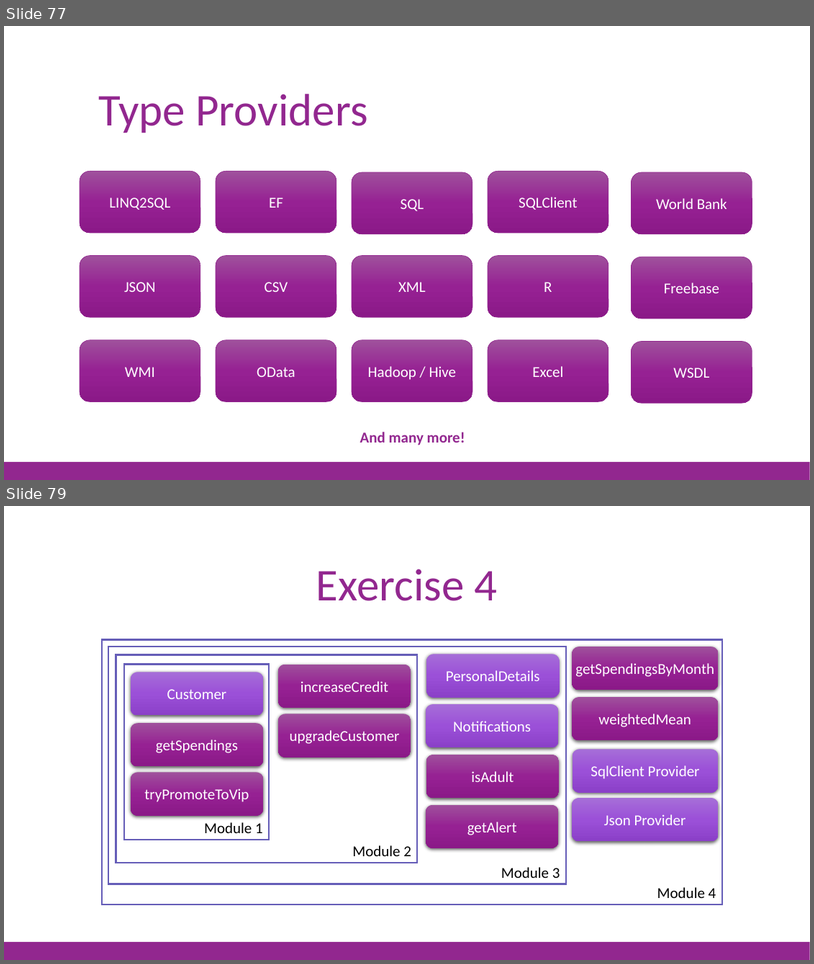
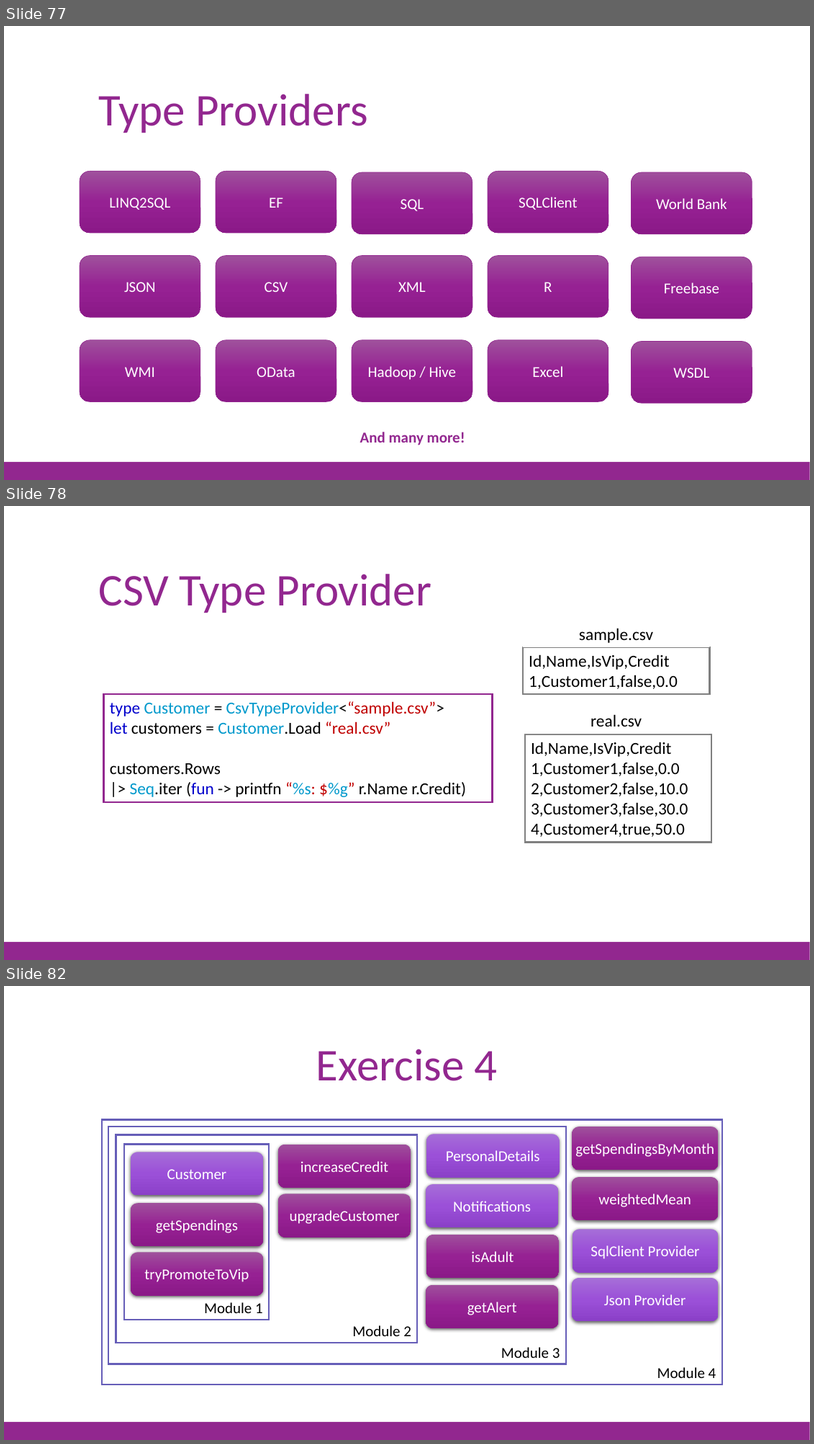
Before and after one commit to jorgef/fsharpworkshop, a slide deck: FSharpWorkshop_Slides.pptx. Shown one above the other, each under a label of ours: slides 77 and 79 before the commit, slides 77, 78 and 82 after it; the slides between them are not shown. The pictures are 814x964 and 814x1444 pixels, drawn with LibreOffice and Linux fonts; fonts in the diff are those of the drawing. Boxes give left, top, right and bottom in pixels: in the first picture for what was removed or moved away, otherwise in the second. Text is boxed around its words. In the diff, an @@ line names an element or a change of style, - is before the commit and + after.

```diff
--- a/FSharpWorkshop_Slides.pptx
+++ b/FSharpWorkshop_Slides.pptx
@@ slide 78 added at bbox=[4, 506, 810, 960], background #FFFFFF; not listed: 1 template element that a slide beside it also shows @@
@@ title added at bbox=[99, 574, 432, 613], 54 pt, text #92278F @@
+CSV Type Provider
@@ text added at bbox=[579, 628, 653, 643], 20 pt, text #000000 @@
+sample.csv
@@ rectangle added at bbox=[523, 647, 710, 693], fill #FFFFFF, outline #808080 2 pt, 20 pt, text #000000 @@
+Id,Name,IsVip,Credit
+1,Customer1,false,0.0
@@ rectangle added at bbox=[104, 694, 493, 802], fill #FFFFFF, outline #92278F 2 pt, 20 pt, text #000000 @@
+type Customer = CsvTypeProvider<“sample.csv”>
+let customers = Customer.Load “real.csv”
+customers.Rows
+|> Seq.iter (fun -> printfn “%s: $%g” r.Name r.Credit)
@@ text added at bbox=[591, 714, 642, 726], 20 pt, text #000000 @@
+real.csv
@@ rectangle added at bbox=[525, 734, 712, 842], fill #FFFFFF, outline #808080 2 pt, 20 pt, text #000000 @@
+Id,Name,IsVip,Credit
+1,Customer1,false,0.0
+2,Customer2,false,10.0
+3,Customer3,false,30.0
+4,Customer4,true,50.0
@@ what was slide 79 is now slide 82 @@
```
Also in this commit, not shown: 9 slides changed, 3 other slides added, 1 other file.
